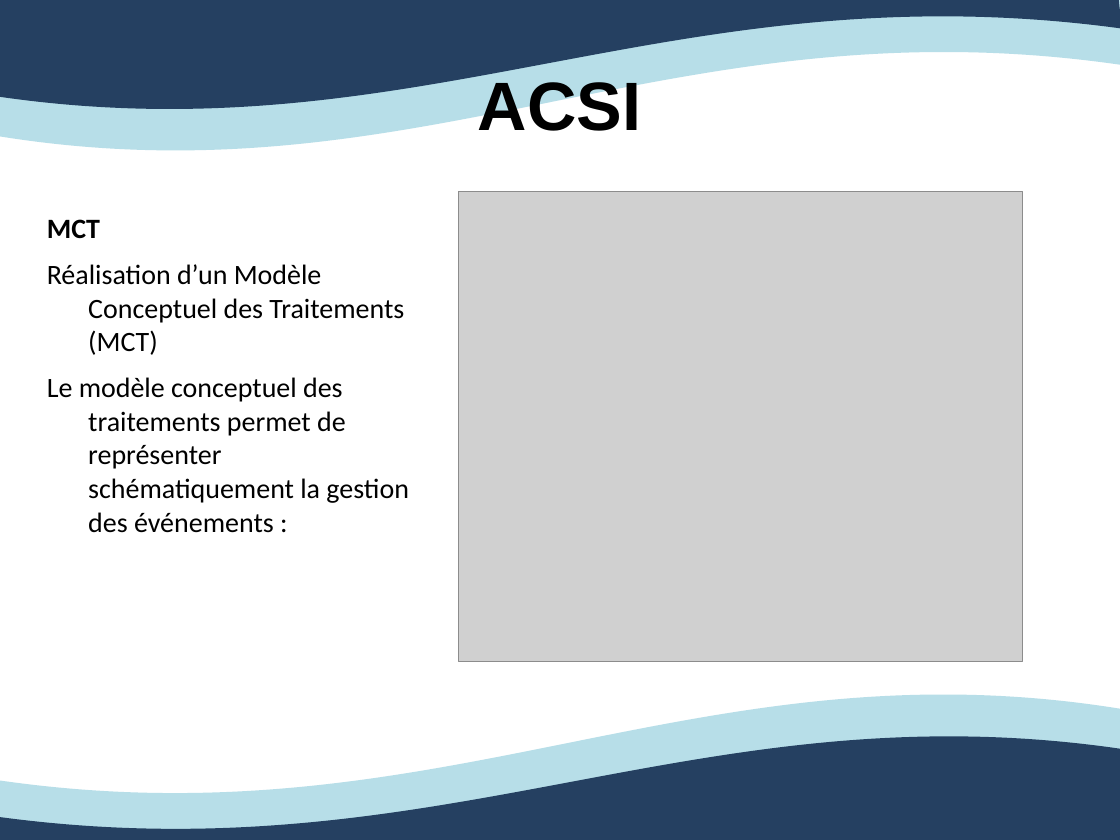
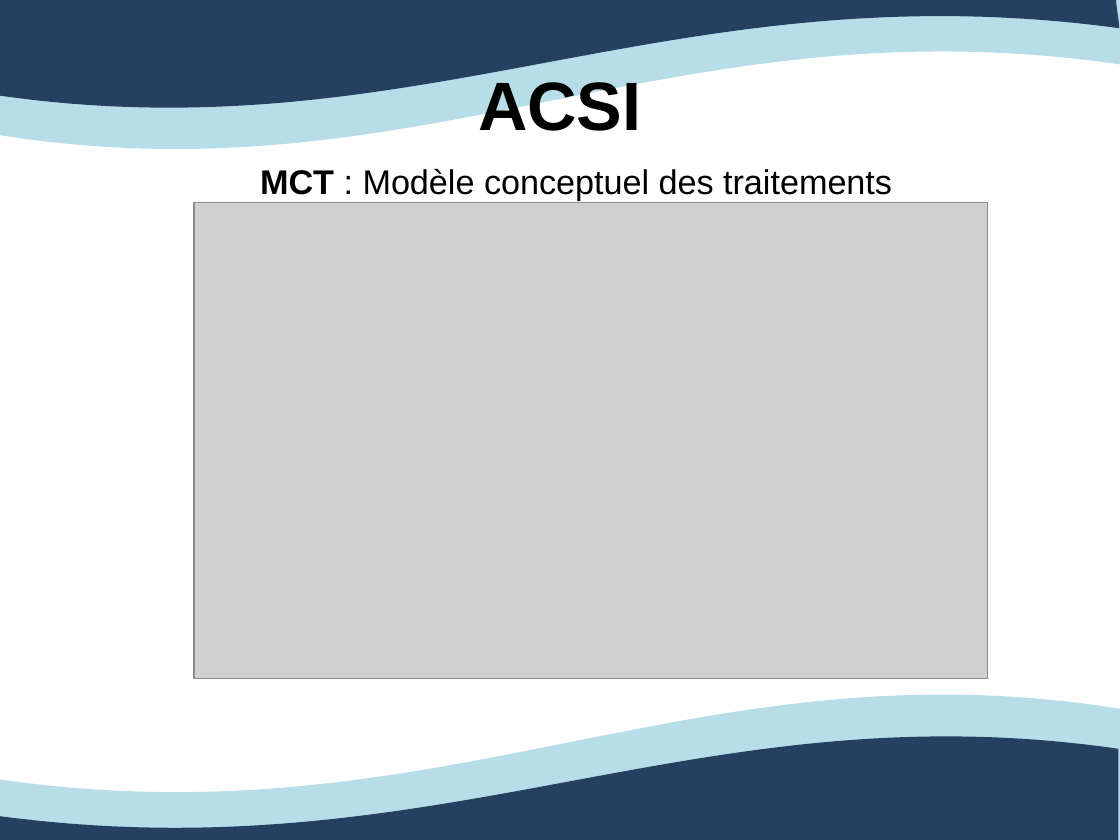
Before and after one commit to Ovan33/Immobilier, a slide deck: slide 12 of docs/Rapport/ProjetTuteureExpression.ppt (slide 11 before the commit). Drawn at 1120x840 pixels with LibreOffice and Linux fonts; fonts in the diff are those of the drawing; grey boxes stand for pictures. Boxes give left, top, right and bottom in pixels: in the first picture for what was removed or moved away, otherwise in the second. Text is boxed around its words. In the diff, an @@ line names an element or a change of style, - is before the commit and + after.

```diff
--- a/docs/Rapport/ProjetTuteureExpression.ppt
+++ b/docs/Rapport/ProjetTuteureExpression.ppt
@@ text added at <box>260,168,892,200</box>, 22 pt, text #000000 @@
+MCT : Modèle conceptuel des traitements
@@ picture: place and size @@
-picture at <box>458,192,1023,662</box>
+picture at <box>194,203,988,679</box>
@@ text removed at <box>47,219,409,533</box> @@
-MCT
-Réalisation d’un Modèle Conceptuel des Traitements (MCT)
-Le modèle conceptuel des traitements permet de représenter schématiquement la gestion des événements :
@@ outline redrawn in 4 elements at <box>0,694,1120,840</box>, <box>0,0,1119,109</box>, <box>0,0,1120,149</box>, <box>0,736,1119,840</box> @@
```
Also in this commit, not shown: 4 other slides changed, 21 slides added, 19 slides removed.
